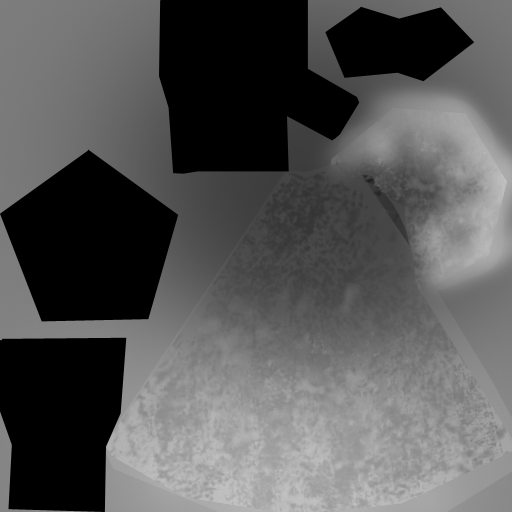
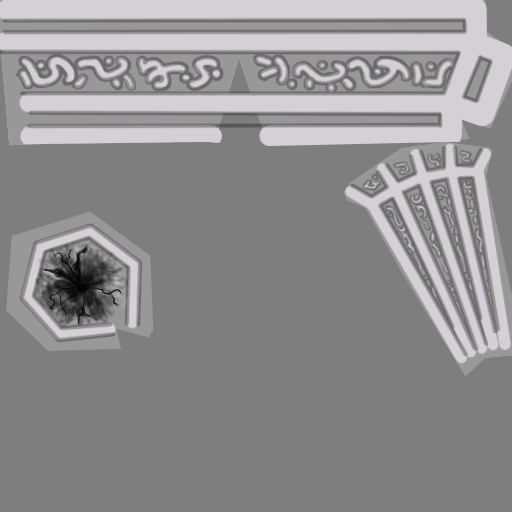
Two versions of the same layered image (512×512). Layer-by-layer changes:
removed layer "Stena" over [0,0,360,512]
removed layer "Hlina" over [0,6,475,322]
renamed "Vrstva 10" to "Krystal Velky", hid it, opacity 58% → 100%, painted on it over [0,0,512,512]
removed layer "Vrstva 8" over [105,89,512,512]
removed layer "Vrstva 6" (was 75%) over [102,67,512,512]
removed layer "Krystaly" over [106,107,512,512]
added layer "Vrstva 4" above "Vrstva 3" over [28,237,129,329]
added layer "Vrstva 3" (31%) above "Vrstva 1" over [0,17,501,357]
added layer "Vrstva 1" above "MurHore" over [0,0,512,365]
added layer "MurHore" above "Pozadí" over [0,0,512,376]
painted on "Pozadí" over [0,0,509,508]
